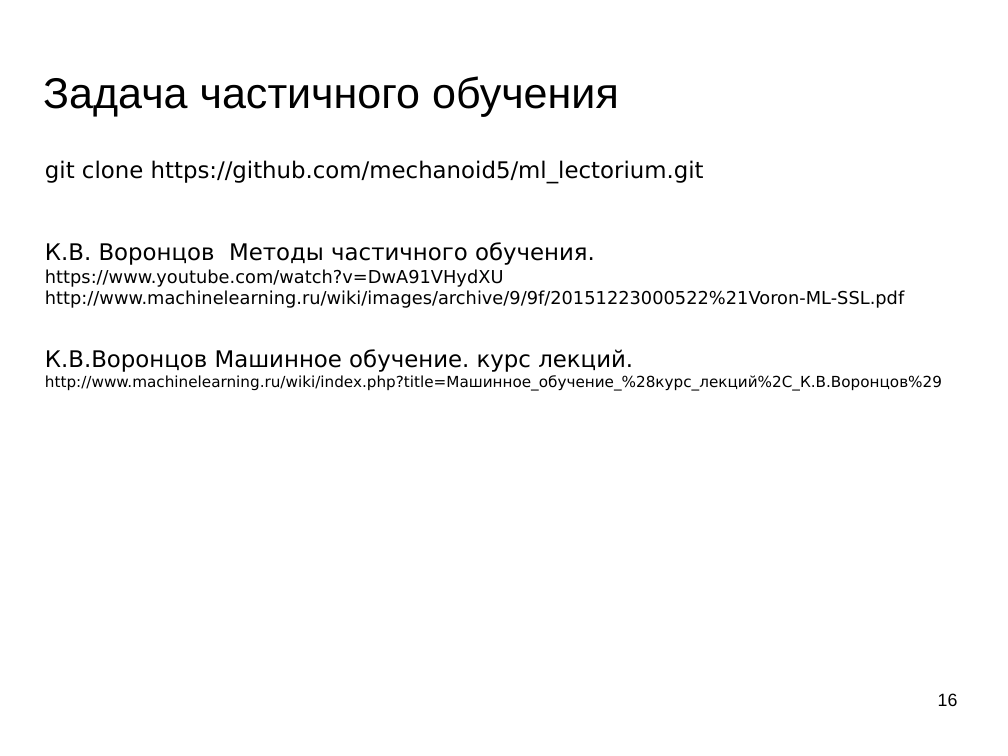
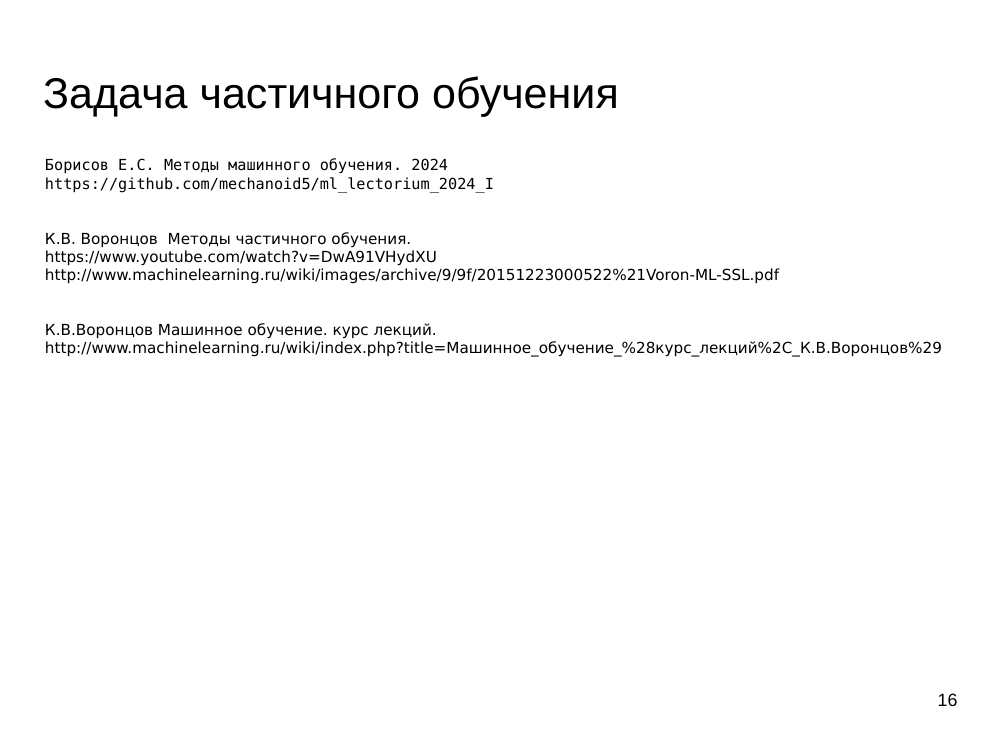
Before and after one commit to mechanoid5/ml_lectorium_2024_I, a slide deck: slide 16 of 23-trunsductive-learning.odp. Drawn at 1008x756 pixels with LibreOffice and Linux fonts; fonts in the diff are those of the drawing; background and template pictures are left out. Boxes give left, top, right and bottom in pixels: in the first picture for what was removed or moved away, otherwise in the second. Text is boxed around its words. In the diff, an @@ line names an element or a change of style, - is before the commit and + after.

```diff
--- a/23-trunsductive-learning.odp
+++ b/23-trunsductive-learning.odp
@@ text at bbox=[45, 158, 494, 193]: text changed; size 18 to 12 pt; font DejaVu Sans to DejaVu Sans Mono @@
-git clone https://github.com/mechanoid5/ml_lectorium.git
+Борисов Е.С. Методы машинного обучения. 2024
+https://github.com/mechanoid5/ml_lectorium_2024_I
@@ text at bbox=[45, 232, 779, 339]: size 18 to 12 pt in "К.В. Воронцов Методы частичного обучения.", "К.В.Воронцов Машинное обучение. курс лекций."; size 14 to 12 pt in "https://www.youtube.com/watch?v=DwA91VHydXU", "http://www.machinelearning.ru/wiki/images/archive/9/9f/20151 ..." @@
```
Also in this commit, not shown: 6 other files.
